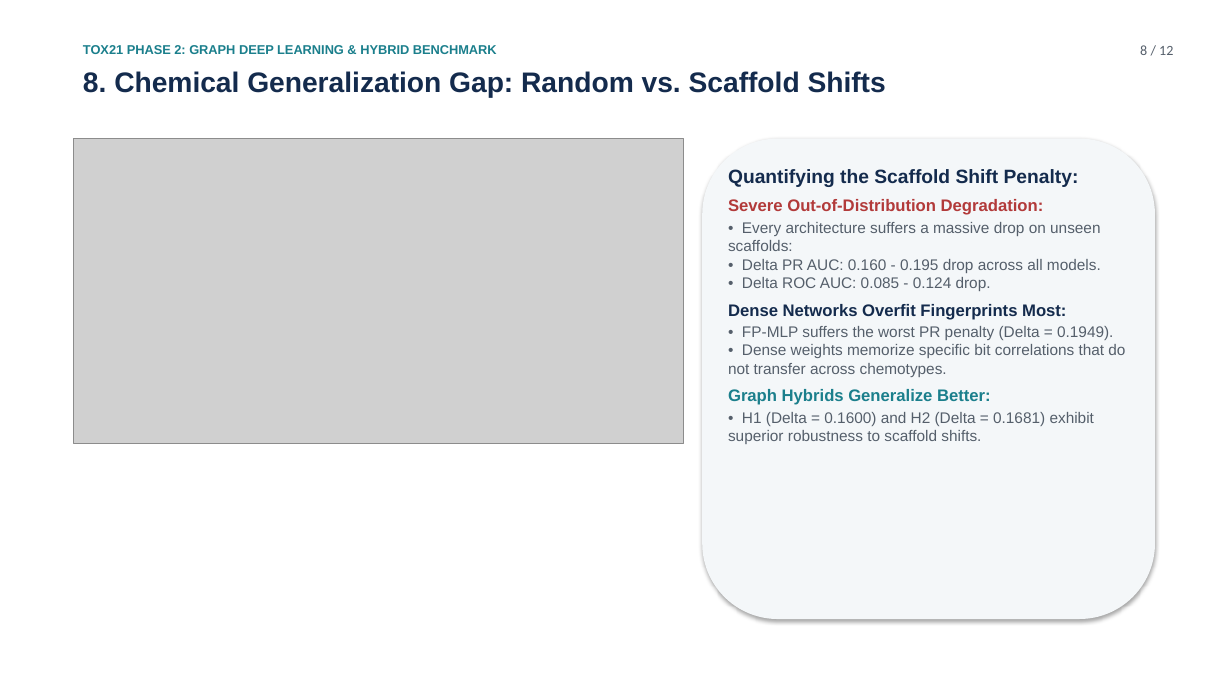
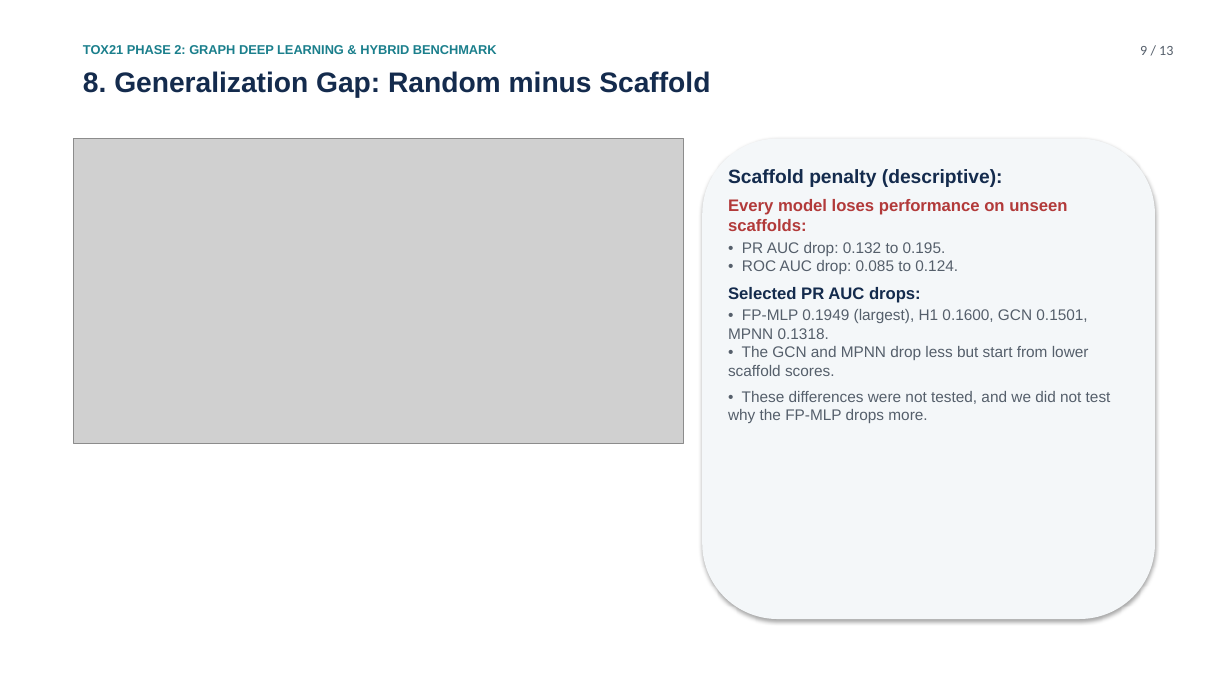
Before and after one commit to GabbyMymus/Molecular-Toxicity-Prediction, a slide deck: slide 9 of tox21-phase1/slides_phase2/tox21_phase2.pptx. Drawn at 1232x693 pixels with LibreOffice and Linux fonts; fonts in the diff are those of the drawing; grey boxes stand for pictures. Boxes give left, top, right and bottom in pixels: in the first picture for what was removed or moved away, otherwise in the second. Text is boxed around its words. In the diff, an @@ line names an element or a change of style, - is before the commit and + after.

```diff
--- a/tox21-phase1/slides_phase2/tox21_phase2.pptx
+++ b/tox21-phase1/slides_phase2/tox21_phase2.pptx
@@ text at <box>1140,46,1173,55</box>: text changed @@
-8 / 12
+9 / 13
@@ text at <box>83,71,710,98</box>: text changed @@
-8. Chemical Generalization Gap: Random vs. Scaffold Shifts
+8. Generalization Gap: Random minus Scaffold
@@ text at <box>728,169,1111,423</box>: text changed @@
-Quantifying the Scaffold Shift Penalty:
-Severe Out-of-Distribution Degradation:
-• Every architecture suffers a massive drop on unseen scaffolds:
-• Delta PR AUC: 0.160 - 0.195 drop across all models.
-• Delta ROC AUC: 0.085 - 0.124 drop.
-Dense Networks Overfit Fingerprints Most:
-• FP-MLP suffers the worst PR penalty (Delta = 0.1949).
-• Dense weights memorize specific bit correlations that do not transfer across chemotypes.
-Graph Hybrids Generalize Better:
-• H1 (Delta = 0.1600) and H2 (Delta = 0.1681) exhibit superior robustness to scaffold shifts.
+Scaffold penalty (descriptive):
+Every model loses performance on unseen scaffolds:
+• PR AUC drop: 0.132 to 0.195.
+• ROC AUC drop: 0.085 to 0.124.
+Selected PR AUC drops:
+• FP-MLP 0.1949 (largest), H1 0.1600, GCN 0.1501, MPNN 0.1318.
+• The GCN and MPNN drop less but start from lower scaffold scores.
+• These differences were not tested, and we did not test why the FP-MLP drops more.
```
Also in this commit, not shown: 9 other slides changed, 3 slides added, 2 slides removed, 2 other files.
